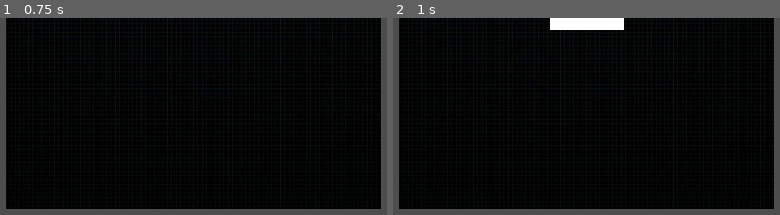
Above: before the commit, frames 1-2 (left to right).
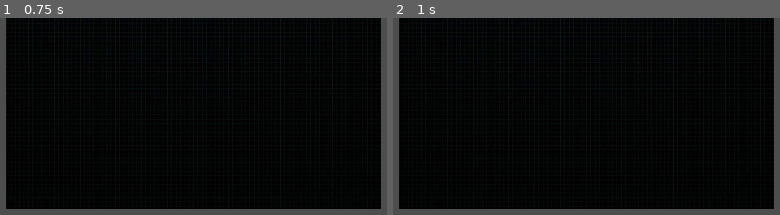
Above: after the commit, the same moments.

Repository: GodaHaruki/godot-music-game
Game: Godot game, scene res://game.tscn
Same seed, same stepped clock (60 frames per second), same inputs: the game is played once before the commit and once after it.
Inputs:
- Up to frame 1 (0.75 s): tap Enter at 0.5 s; tap D (bt1, bound only after the commit) at 0.6 s
- Up to frame 2 (1 s): no input

Frame 1 is identical in both runs. In frame 2, 1.2% of the frame differs, in the area x 40-60%, y 0-7%.

Commit message:
Add files via upload

Diff:
--- a/game.tscn
+++ b/game.tscn
@@ -9,8 +9,8 @@
 [node name="line" type="Node" parent="."]
 script = ExtResource("1_1ejd8")
 note_scene = ExtResource("2_g4gpc")
-speed = 1.0
-pixel = -540
+speed = 2.0
+pixel = -1080
 
 [node name="line" parent="line" instance=ExtResource("1_4puch")]
 position = Vector2(576, 8)
@@ -18,6 +18,7 @@
 [node name="startPosition" type="Marker2D" parent="line"]
 
 [node name="Timer" type="Timer" parent="."]
+wait_time = 2.0
 autostart = true
 
 [connection signal="timeout" from="Timer" to="line" method="_on_timer_timeout"]
--- a/line.gd
+++ b/line.gd
@@ -14,9 +14,8 @@
 	pass
 
 func _process(_delta):
+	var now_time = Time.get_unix_time_from_system()
 	# 相対座標、相対スケールが使われているから、childのスケールやサイズがおかしくなりがち
-
-
 	var cs = $line.get_children()
 	#print(cs)
 	for n in cs:
@@ -26,9 +25,24 @@
 			pixel + pixel *
 			speed *
 			(n.perfect_time -
-			Time.get_unix_time_from_system())
+			now_time)
 			)
 
+	if Input.is_action_just_pressed("bt1"):
+
+		for note in cs:
+			var perfect_time = note.perfect_time
+			print("nowtime: ",now_time)
+			print("perfecttime: ", perfect_time)
+			print("judgetime: ", perfect_time - now_time)
+			# judge
+			# perfect
+			if perfect_time < now_time - 0.2 or perfect_time > now_time + 0.5:
+				pass
+			elif perfect_time < now_time - 0.1 or  perfect_time > now_time + 0.1:
+				print("great")
+			elif perfect_time < now_time - 0.05 or perfect_time > now_time + 0.05:
+				print("perfect")
 	# pixel - pixel * ( 1 / speed) * (perfect_time - current_time
 
 
--- a/project.godot
+++ b/project.godot
@@ -21,6 +21,29 @@
 window/size/viewport_height=1920
 window/stretch/mode="canvas_items"
 
+[input]
+
+bt1={
+"deadzone": 0.5,
+"events": [Object(InputEventKey,"resource_local_to_scene":false,"resource_name":"","device":0,"window_id":0,"alt_pressed":false,"shift_pressed":false,"ctrl_pressed":false,"meta_pressed":false,"pressed":false,"keycode":0,"physical_keycode":0,"key_label":68,"unicode":0,"echo":false,"script":null)
+]
+}
+bt2={
+"deadzone": 0.5,
+"events": [Object(InputEventKey,"resource_local_to_scene":false,"resource_name":"","device":-1,"window_id":0,"alt_pressed":false,"shift_pressed":false,"ctrl_pressed":false,"meta_pressed":false,"pressed":false,"keycode":0,"physical_keycode":0,"key_label":70,"unicode":102,"echo":false,"script":null)
+]
+}
+bt3={
+"deadzone": 0.5,
+"events": [Object(InputEventKey,"resource_local_to_scene":false,"resource_name":"","device":-1,"window_id":0,"alt_pressed":false,"shift_pressed":false,"ctrl_pressed":false,"meta_pressed":false,"pressed":false,"keycode":0,"physical_keycode":0,"key_label":74,"unicode":106,"echo":false,"script":null)
+]
+}
+bt4={
+"deadzone": 0.5,
+"events": [Object(InputEventKey,"resource_local_to_scene":false,"resource_name":"","device":-1,"window_id":0,"alt_pressed":false,"shift_pressed":false,"ctrl_pressed":false,"meta_pressed":false,"pressed":false,"keycode":0,"physical_keycode":0,"key_label":75,"unicode":107,"echo":false,"script":null)
+]
+}
+
 [rendering]
 
 renderer/rendering_method="gl_compatibility"
